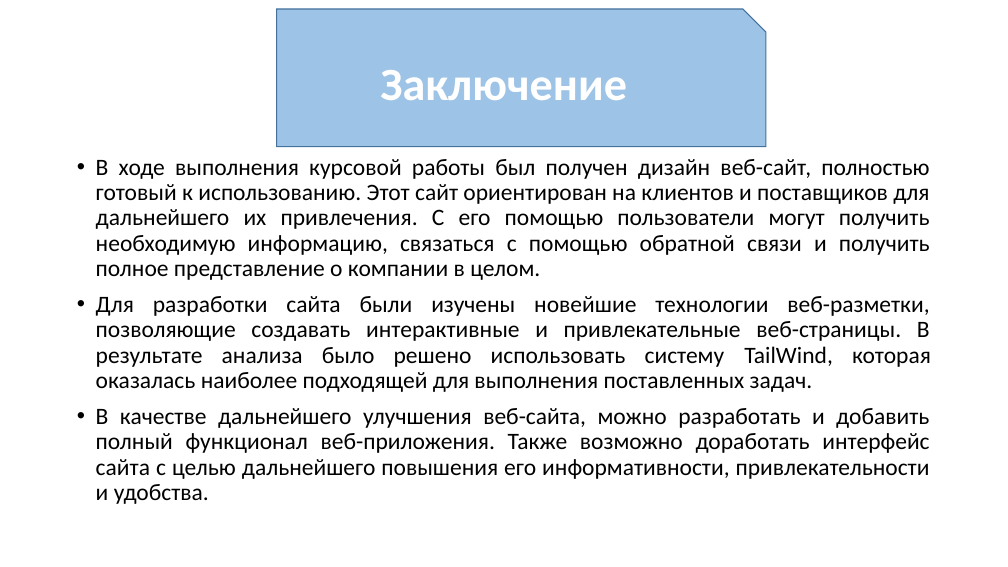
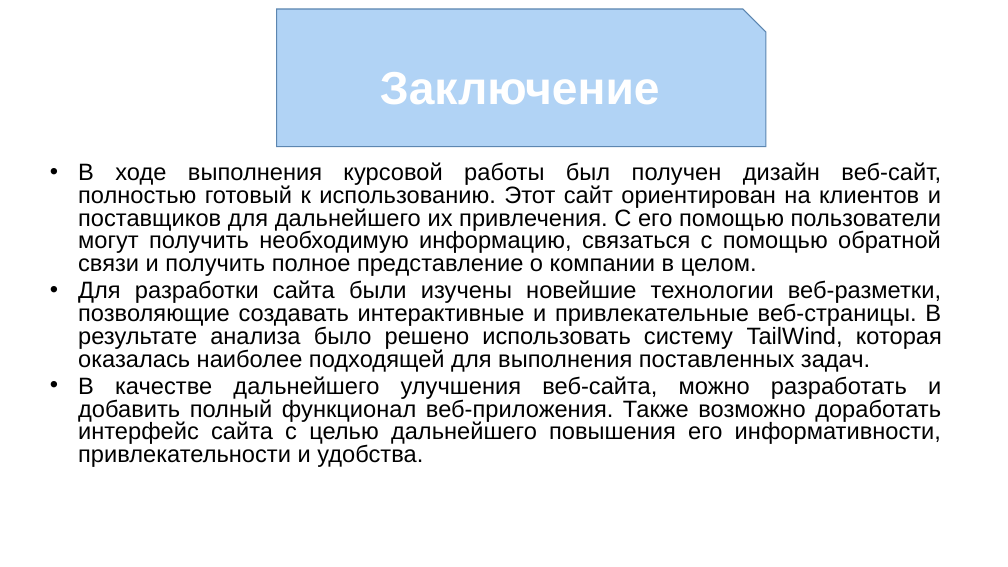
Before and after one commit to huggegg/kursa4, a slide deck: slide 14 of документы курсовой/проект.pptx (slide 13 before the commit). Drawn at 1008x567 pixels with LibreOffice and Linux fonts; fonts in the diff are those of the drawing. Boxes give left, top, right and bottom in pixels: in the first picture for what was removed or moved away, otherwise in the second. Text is boxed around its words. In the diff, an @@ line names an element or a change of style, - is before the commit and + after.

```diff
--- a/документы курсовой/проект.pptx
+++ b/документы курсовой/проект.pptx
@@ snip rect at box(277, 9, 766, 147): fill #9DC3E6 to #B1D3F5; outline #43739E 1 pt to #5C87B1 1 pt @@
@@ title "Заключение" at box(380, 72, 660, 104): font Calibri to Arial; line spacing 0.9 to 1 @@
@@ text "В ходе выполнения курсовой работы ...": place and size @@
-text "В ходе выполнения курсовой работы ..." at box(96, 159, 931, 504)
+text "В ходе выполнения курсовой работы ..." at box(78, 162, 942, 467)
@@ text "В ходе выполнения курсовой работы ..." at box(78, 162, 942, 467): size 22.4 to 22.5 pt, font Calibri to Arial; indent changed; line spacing 0.9 to 0.8; less space between paragraphs @@
```
Also in this commit, not shown: 8 other slides changed, 5 slides added, 4 slides removed.
